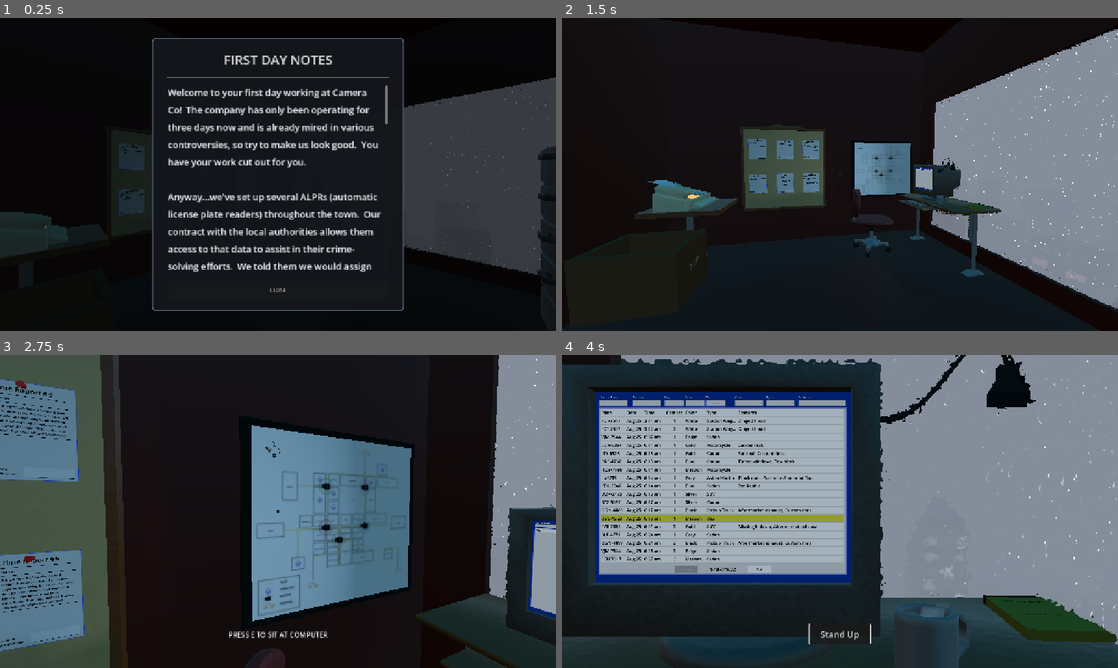
Above: before the commit, frames 1-4 (two rows, left to right).
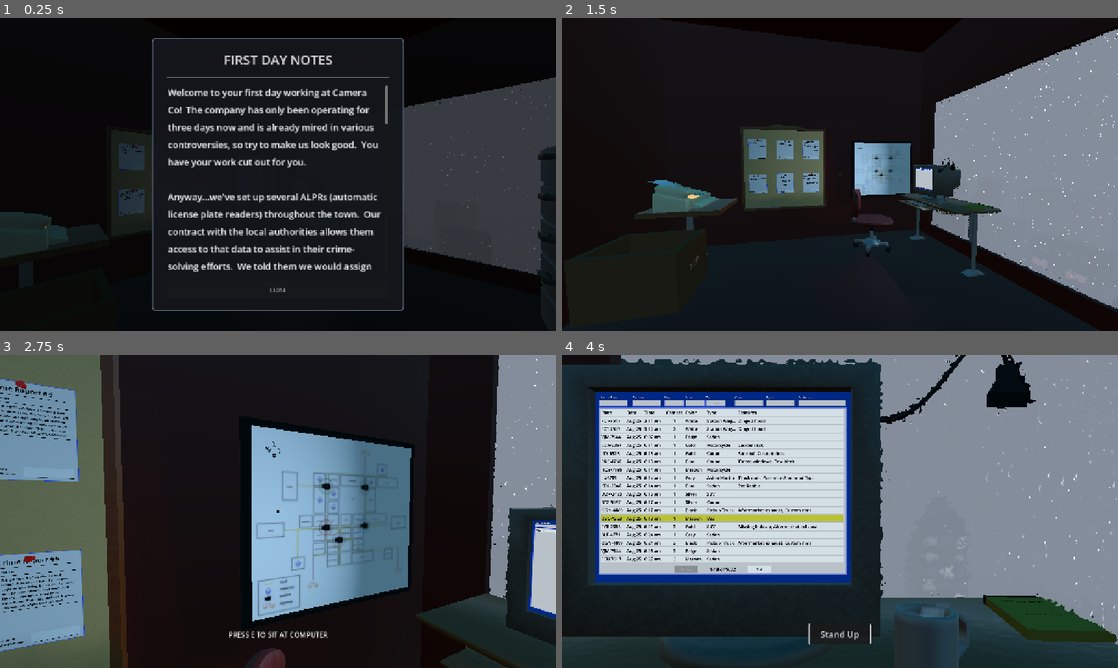
Above: after the commit, the same moments.

Repository: Ciph3rzer0/brackeys-2026.2-trust-no-one
Game: Godot game, scene res://scenes/city.tscn
The game is run twice, just before and just after one commit, with the same random seed, the same clock (stepped at 60 frames per second) and the same inputs.
Inputs (mouse positions are in pixels of both pictures, inside the frame that each line leads up to):
- Up to frame 1 (0.25 s): no input
- Up to frame 2 (1.5 s): tap Enter at 0.5 s; move the mouse to (962, 158) at 0.52 s; hold D (pc_right) 0.53-1.28 s; hold E (pc_interact) 0.53-1.28 s; click (962, 158) at 0.67 s; tap Space at 0.77, 1.07 s; move the mouse to (812, 174) at 1.27 s; hold W (pc_forward) from 1.28 s (still down); tap Ctrl at 1.35 s
- Up to frame 3 (2.75 s): keep holding W (pc_forward); tap Space at 1.52, 1.82 s; move the mouse to (289, 505) at 2.02 s; hold Shift from 2.03 s (still down)
- Up to frame 4 (4 s): tap E (pc_interact) at 2.75, 2.85 s; move the mouse to (834, 517) at 2.77 s; release Shift at 2.78 s; click (834, 517) at 2.92 s; tap Space at 3.02, 3.32, 3.77 s; move the mouse to (1006, 558) at 3.52 s; release W (pc_forward) at 3.53 s; hold A (pc_left) from 3.53 s (still down); hold Ctrl from 3.53 s (still down)

The runs differ from the first frame. In frame 2, 1.5% of the frame differs, in the area x 38-67%, y 39-73%; in frame 3, 19%; in frame 4, 23%, in the area x 6-52%, y 13-71%.

Commit message:
refactor: move computer screen to its own file

Diff:
--- /dev/null
+++ b/scenes/computer_screen_3d.tscn
@@ -0,0 +1,76 @@
+[gd_scene format=3 uid="uid://egf54ntvp4me"]
+
+[ext_resource type="Script" uid="uid://biuonnjp64bgo" path="res://ui/computer-screen/3d_computer_monitor.gd" id="1_bidd5"]
+[ext_resource type="QuadMesh" uid="uid://qaplr8l4g05l" path="res://ui/computer-screen/screen_quad_mesh.tres" id="2_slv2f"]
+[ext_resource type="PackedScene" uid="uid://bkmp0qtqdsq8u" path="res://ui/computer-screen/computer_screen.tscn" id="3_slv2f"]
+
+[sub_resource type="ViewportTexture" id="ViewportTexture_gf52q"]
+viewport_path = NodePath("ComputerMonitor")
+
+[sub_resource type="ViewportTexture" id="ViewportTexture_8v8tf"]
+viewport_path = NodePath("ComputerMonitor")
+
+[sub_resource type="StandardMaterial3D" id="StandardMaterial3D_fsavt"]
+resource_local_to_scene = true
+albedo_texture = SubResource("ViewportTexture_gf52q")
+emission_enabled = true
+emission_energy_multiplier = 0.8
+emission_texture = SubResource("ViewportTexture_8v8tf")
+
+[sub_resource type="ConcavePolygonShape3D" id="ConcavePolygonShape3D_8pip0"]
+data = PackedVector3Array(0.41349998, -0.31, 0, -0.41349998, -0.31, 0, 0.41349998, 0.31, 0, -0.41349998, -0.31, 0, -0.41349998, 0.31, 0, 0.41349998, 0.31, 0)
+
+[node name="ComputerScreen" type="StaticBody3D" unique_id=1778593620 node_paths=PackedStringArray("computer_viewport", "glow_lights")]
+transform = Transform3D(-1.0000001, 0, -8.7422784e-08, 0, 1.0000001, 0, 8.7422784e-08, 0, -1.0000001, 0, 0, 0)
+collision_layer = 4096
+script = ExtResource("1_bidd5")
+computer_viewport = NodePath("ComputerMonitor")
+quad_mesh = ExtResource("2_slv2f")
+glow_lights = [NodePath("SpotLight3D"), NodePath("SpotLight3D2")]
+
+[node name="SpotLight3D" type="SpotLight3D" parent="." unique_id=2136973327]
+transform = Transform3D(-0.9999999, 0, 1.5099579e-07, 0, 0.9999999, 0, -1.5099579e-07, 0, -0.9999999, -0.17, 0, -0.0001762695)
+light_color = Color(0.88, 0.906, 1, 1)
+light_energy = 0.5
+light_specular = 1.0
+light_bake_mode = 1
+shadow_enabled = true
+shadow_bias = 0.0
+shadow_normal_bias = 4.0
+shadow_opacity = 0.7
+spot_range = 7.3367844
+spot_angle = 81.50302
+spot_angle_attenuation = 5.0
+
+[node name="SpotLight3D2" type="SpotLight3D" parent="." unique_id=2039800593]
+transform = Transform3D(-0.9999999, 0, 1.5099579e-07, 0, 0.9999999, 0, -1.5099579e-07, 0, -0.9999999, 0.17, 0, -0.00017626959)
+light_color = Color(0.88, 0.906, 1, 1)
+light_energy = 0.5
+light_specular = 1.0
+light_bake_mode = 1
+shadow_enabled = true
+shadow_bias = 0.0
+shadow_normal_bias = 4.0
+shadow_opacity = 0.7
+spot_range = 7.3367844
+spot_angle = 81.50302
+spot_angle_attenuation = 5.0
+
+[node name="MeshInstance3D" type="MeshInstance3D" parent="." unique_id=4221138]
+transform = Transform3D(1, 0, 9.32811e-15, 0, 1, 0, -9.32811e-15, 0, 1, 0, 0, 0)
+mesh = ExtResource("2_slv2f")
+surface_material_override/0 = SubResource("StandardMaterial3D_fsavt")
+
+[node name="CollisionShape3D" type="CollisionShape3D" parent="." unique_id=844788986]
+shape = SubResource("ConcavePolygonShape3D_8pip0")
+
+[node name="ComputerMonitor" type="SubViewport" parent="." unique_id=1534130124]
+physics_object_picking = true
+physics_object_picking_sort = true
+physics_object_picking_first_only = true
+gui_embed_subwindows = true
+size = Vector2i(1280, 960)
+render_target_update_mode = 1
+
+[node name="ComputerScreenUI" parent="ComputerMonitor" unique_id=694152180 instance=ExtResource("3_slv2f")]
+theme = null
--- a/scenes/office.tscn
+++ b/scenes/office.tscn
@@ -20,13 +20,11 @@
 [ext_resource type="Script" uid="uid://bygvj22hqpl6r" path="res://scripts/light_switch.gd" id="18_light_switch"]
 [ext_resource type="AudioStream" uid="uid://qiktvc0aw5rs" path="res://assets/audio/sfx/click-4.wav" id="19_light_click"]
 [ext_resource type="PackedScene" uid="uid://dvbbpxsp3djeq" path="res://ui/options_menu.tscn" id="20_options_menu"]
-[ext_resource type="Script" uid="uid://biuonnjp64bgo" path="res://ui/computer-screen/3d_computer_monitor.gd" id="21_fw3ux"]
 [ext_resource type="Script" uid="uid://j4v13e1a4n7h" path="res://scripts/options_switch.gd" id="21_options_switch"]
-[ext_resource type="QuadMesh" uid="uid://qaplr8l4g05l" path="res://ui/computer-screen/screen_quad_mesh.tres" id="22_g1ciw"]
 [ext_resource type="Shader" uid="uid://x57eaea1vorh" path="res://scenes/mapgrid.gdshader" id="23_u5glt"]
 [ext_resource type="Script" uid="uid://d2obv1fxmvya7" path="res://scenes/grid_generator.gd" id="24_3u7yi"]
-[ext_resource type="PackedScene" uid="uid://bkmp0qtqdsq8u" path="res://ui/computer-screen/computer_screen.tscn" id="25_eet0l"]
 [ext_resource type="Script" uid="uid://g1t4orm3d6pu" path="res://interactable_mount.gd" id="26_42gc7"]
+[ext_resource type="PackedScene" uid="uid://egf54ntvp4me" path="res://scenes/computer_screen_3d.tscn" id="26_gf52q"]
 [ext_resource type="PackedScene" uid="uid://dsj80p2uy7o80" path="res://scenes/wallmap.tscn" id="29_g1ciw"]
 [ext_resource type="PackedScene" uid="uid://h7j1mnigu56t" path="res://ui/town_rules_menu.tscn" id="32_rules_menu"]
 [ext_resource type="Script" uid="uid://djv3qbfbp73ge" path="res://scripts/rules_switch.gd" id="33_rules_switch"]
@@ -96,18 +94,18 @@
 shader_parameter/glass_thickness = 0.2
 shader_parameter/ior = 1.45
 
+[sub_resource type="ViewportTexture" id="ViewportTexture_42gc7"]
+viewport_path = NodePath("ComputerMonitor")
+
 [sub_resource type="ViewportTexture" id="ViewportTexture_gf52q"]
-viewport_path = NodePath("ComputerScreenRenders/ComputerMonitor")
+viewport_path = NodePath("ComputerMonitor")
 
 [sub_resource type="StandardMaterial3D" id="StandardMaterial3D_fsavt"]
 resource_local_to_scene = true
-albedo_texture = SubResource("ViewportTexture_gf52q")
+albedo_texture = SubResource("ViewportTexture_42gc7")
 emission_enabled = true
-emission_energy_multiplier = 0.6
+emission_energy_multiplier = 0.8
 emission_texture = SubResource("ViewportTexture_gf52q")
-
-[sub_resource type="ConcavePolygonShape3D" id="ConcavePolygonShape3D_8pip0"]
-data = PackedVector3Array(0.41349998, -0.31, 0, -0.41349998, -0.31, 0, 0.41349998, 0.31, 0, -0.41349998, -0.31, 0, -0.41349998, 0.31, 0, 0.41349998, 0.31, 0)
 
 [sub_resource type="QuadMesh" id="QuadMesh_skov3"]
 size = Vector2(4.615, 2.84)
@@ -149,7 +147,7 @@
 
 [node name="Player" parent="." unique_id=1865119778 node_paths=PackedStringArray("viewports") instance=ExtResource("10_gnmmx")]
 transform = Transform3D(1.5650182, 0, 1.4565594, 0, 2.137954, 0, -1.4565594, 0, 1.5650182, -0.9295535, 0.24758434, -4.357947)
-viewports = [NodePath("../ComputerScreenRenders/ComputerMonitor"), NodePath("../ComputerScreenRenders/MapGrid")]
+viewports = [null, NodePath("../ComputerScreenRenders/MapGrid")]
 
 [node name="CaseStatsDisplay3D" parent="." unique_id=1890288023 instance=ExtResource("35_case_stats")]
 transform = Transform3D(0.99999994, 0, 5.9604645e-08, 0, 1, 0, -5.9604645e-08, 0, 0.99999994, -0.8286164, 6.424229, -5.718283)
@@ -349,49 +347,11 @@
 [node name="Screens" type="Node3D" parent="." unique_id=4465793]
 transform = Transform3D(1.4151126, 0, 0, 0, 1.4151126, 0, 0, 0, 1.4151126, 0.39982605, 0.14676666, 0.38674164)
 
-[node name="ComputerScreen" type="StaticBody3D" parent="Screens" unique_id=1699670014 node_paths=PackedStringArray("computer_viewport")]
-transform = Transform3D(-1.0000001, 0, -8.7422784e-08, 0, 1.0000001, 0, 8.7422784e-08, 0, -1.0000001, 2.4352121, 1.7018765, 1.2243075)
-collision_layer = 4096
-script = ExtResource("21_fw3ux")
-computer_viewport = NodePath("../../ComputerScreenRenders/ComputerMonitor")
-quad_mesh = ExtResource("22_g1ciw")
-
-[node name="DirectionalLight3D" type="SpotLight3D" parent="Screens/ComputerScreen" unique_id=1905058819]
-transform = Transform3D(-0.70665747, 0, 6.177796e-08, 0, 0.70665747, 0, -6.177796e-08, 0, -0.70665747, -0.13669205, 0, 0.02096641)
-visible = false
-light_color = Color(0.88, 0.906, 1, 1)
-light_energy = 0.5
-light_specular = 1.0
-light_bake_mode = 1
-shadow_enabled = true
-shadow_bias = 0.0
-shadow_normal_bias = 4.0
-shadow_opacity = 0.7
-spot_range = 7.3367844
-spot_angle = 81.50302
-spot_angle_attenuation = 5.0
-
-[node name="DirectionalLight3D2" type="SpotLight3D" parent="Screens/ComputerScreen" unique_id=1699555848]
-transform = Transform3D(-0.70665747, 0, 6.177796e-08, 0, 0.70665747, 0, -6.177796e-08, 0, -0.70665747, 0.15754747, 0, 0.02096641)
-light_color = Color(0.88, 0.906, 1, 1)
-light_energy = 0.5
-light_specular = 1.0
-light_bake_mode = 1
-shadow_enabled = true
-shadow_bias = 0.0
-shadow_normal_bias = 4.0
-shadow_opacity = 0.7
-spot_range = 7.3367844
-spot_angle = 81.50302
-spot_angle_attenuation = 5.0
-
-[node name="MeshInstance3D" type="MeshInstance3D" parent="Screens/ComputerScreen" unique_id=677057215]
-transform = Transform3D(1, 0, 9.32811e-15, 0, 1, 0, -9.32811e-15, 0, 1, 0, 0, 0)
-mesh = ExtResource("22_g1ciw")
+[node name="ComputerScreen" parent="Screens" unique_id=1778593620 instance=ExtResource("26_gf52q")]
+transform = Transform3D(-1.0000001, 0, -1.5099582e-07, 0, 1.0000001, 0, 1.5099582e-07, 0, -1.0000001, 2.4352121, 1.7018765, 1.2243075)
+
+[node name="MeshInstance3D" parent="Screens/ComputerScreen" index="2" unique_id=4221138]
 surface_material_override/0 = SubResource("StandardMaterial3D_fsavt")
-
-[node name="CollisionShape3D" type="CollisionShape3D" parent="Screens/ComputerScreen" unique_id=68223397]
-shape = SubResource("ConcavePolygonShape3D_8pip0")
 
 [node name="TabletScreen" type="MeshInstance3D" parent="Screens" unique_id=608109503]
 transform = Transform3D(-0.10099794, 0, 0, 0, 0.10099794, 0, 0, 0, -0.10099794, 2.4122164, 2.221246, 1.2942262)
@@ -4195,17 +4155,6 @@
 mesh = SubResource("BoxMesh_bkq84")
 surface_material_override/0 = SubResource("StandardMaterial3D_0p3hi")
 
-[node name="ComputerMonitor" type="SubViewport" parent="ComputerScreenRenders" unique_id=1986216645]
-physics_object_picking = true
-physics_object_picking_sort = true
-physics_object_picking_first_only = true
-gui_embed_subwindows = true
-size = Vector2i(1280, 960)
-render_target_update_mode = 1
-
-[node name="ComputerScreenUI" parent="ComputerScreenRenders/ComputerMonitor" unique_id=694152180 instance=ExtResource("25_eet0l")]
-theme = null
-
 [node name="MapGrid" type="SubViewport" parent="ComputerScreenRenders" unique_id=1310840569]
 size = Vector2i(1170, 720)
 render_target_update_mode = 0
@@ -4237,13 +4186,12 @@
 [node name="Gameplay" type="Node3D" parent="." unique_id=1667574802]
 transform = Transform3D(1.4151126, 0, 0, 0, 1.4151126, 0, 0, 0, 1.4151126, 0.5436454, 2.1912403, -1.4963394)
 
-[node name="Chair Interaction" type="Area3D" parent="Gameplay" unique_id=292098836 node_paths=PackedStringArray("redirect_input") groups=["InteractiveMount"]]
+[node name="Chair Interaction" type="Area3D" parent="Gameplay" unique_id=292098836 groups=["InteractiveMount"]]
 transform = Transform3D(1.0000001, 0, 0, 0, 1.0000001, 0, 0, 0, 1.0000001, 2.046382, -1.8649222, 1.7275102)
 collision_layer = 0
 input_ray_pickable = false
 monitorable = false
 script = ExtResource("26_42gc7")
-redirect_input = NodePath("../../ComputerScreenRenders/ComputerMonitor")
 interaction_text = "press e to sit at computer"
 
 [node name="MountSound" type="AudioStreamPlayer3D" parent="Gameplay/Chair Interaction" unique_id=543076116]
@@ -4266,5 +4214,7 @@
 [node name="wallmap" parent="." unique_id=874970357 instance=ExtResource("29_g1ciw")]
 transform = Transform3D(0, -1, 4.371139e-08, -4.371139e-08, -4.3711385e-08, -1, 1, 0, -4.371139e-08, 5.6501093, 2.7866902, 1.55321)
 
-[connection signal="dismounted" from="Gameplay/Chair Interaction" to="ComputerScreenRenders/ComputerMonitor/ComputerScreenUI" method="_on_computer_dismounted"]
-[connection signal="mounted" from="Gameplay/Chair Interaction" to="ComputerScreenRenders/ComputerMonitor/ComputerScreenUI" method="_on_computer_mounted"]
+[connection signal="dismounted" from="Gameplay/Chair Interaction" to="Screens/ComputerScreen/ComputerMonitor/ComputerScreenUI" method="_on_computer_dismounted"]
+[connection signal="mounted" from="Gameplay/Chair Interaction" to="Screens/ComputerScreen/ComputerMonitor/ComputerScreenUI" method="_on_computer_mounted"]
+
+[editable path="Screens/ComputerScreen"]
--- a/ui/computer-screen/3d_computer_monitor.gd
+++ b/ui/computer-screen/3d_computer_monitor.gd
@@ -8,12 +8,14 @@
 
 @export var computer_viewport: SubViewport
 @export var quad_mesh: QuadMesh
+@export var glow_lights: Array[SpotLight3D]
 
 var screen_size: Vector2
 var _typing_sound_player: AudioStreamPlayer3D
 
 
 func _ready() -> void:
+	assert(glow_lights.size() > 0)
 	screen_size = quad_mesh.size
 	_typing_sound_player = AudioStreamPlayer3D.new()
 	_typing_sound_player.name = "TypingSoundPlayer"
--- a/ui/computer-screen/screen_quad_mesh.tres
+++ b/ui/computer-screen/screen_quad_mesh.tres
@@ -1,6 +1,7 @@
 [gd_resource type="QuadMesh" format=3 uid="uid://qaplr8l4g05l"]
 
 [sub_resource type="StandardMaterial3D" id="StandardMaterial3D_1whnq"]
+resource_local_to_scene = true
 
 [resource]
 material = SubResource("StandardMaterial3D_1whnq")
